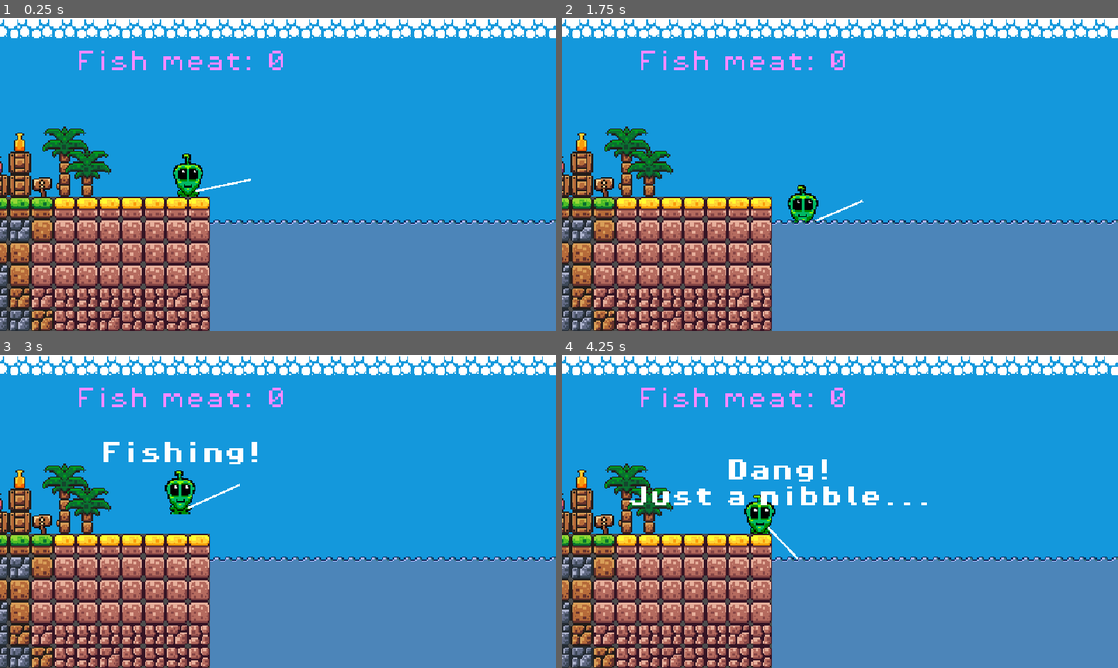
Above: before the commit, frames 1-4 (two rows, left to right).
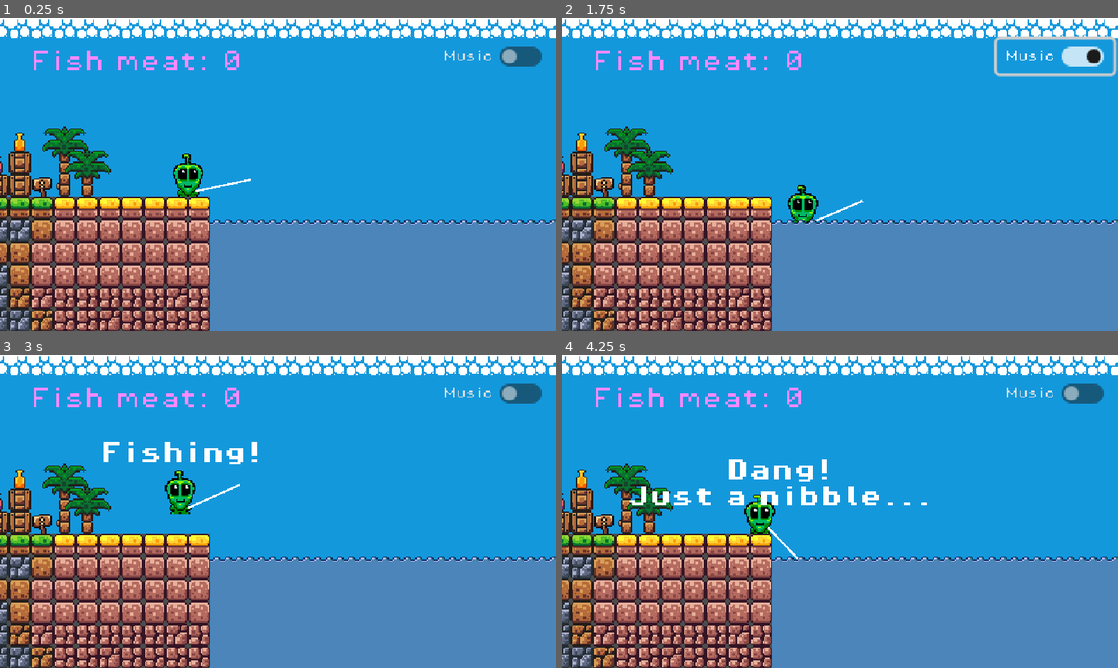
Above: after the commit, the same moments.

Repository: SWanstall/fishingOnAStar
Game: Godot game, scene res://scenes/fishing.tscn
Two runs of this game, one before a commit and one after it. Both use one fixed random seed, a clock stepped at 60 frames per second and the inputs below. The engine's default icon, where the game draws it, is replaced by a stand-in: a white triangle on a blue panel in a dark square.
Inputs (mouse positions are in pixels of both pictures, inside the frame that each line leads up to):
- Up to frame 1 (0.25 s): no input
- Up to frame 2 (1.75 s): click (1056, 55) at 0.5 s, where only the run after the commit has a clickable "Music"; move the mouse to (962, 158) at 1.27 s; hold Right (ui_right) from 1.28 s (still down); click (962, 158) at 1.35 s; tap Up (ui_up) at 1.52 s
- Up to frame 3 (3 s): move the mouse to (166, 527) at 2.02 s; right-click (166, 527) at 2.1 s; tap Up (ui_up) at 2.27 s; move the mouse to (333, 442) at 2.77 s; release Right (ui_right) at 2.78 s; hold Left (ui_left) from 2.78 s (still down); hold Mouse wheel down (scroll) from 2.78 s (still down)
- Up to frame 4 (4.25 s): move the mouse to (812, 574) at 3.52 s; release Left (ui_left) at 3.53 s; release Mouse wheel down (scroll) at 3.53 s; hold Right (ui_right) from 3.53 s (still down); click (812, 574) at 3.6 s; tap Enter (ui_accept) at 3.77 s

The runs differ from the first frame. In frame 1, 1.4% of the frame differs, in the area x 6-98%, y 9-17%; in frame 2, 2.1%, in the area x 6-100%, y 5-19%; in frame 3, 1.4%; in frame 4, 1.4%.
Error in both runs: Invalid access to property or key 'global_position' on a base object of type 'previously freed'. (res://scripts/hook_2.gd:45)

Commit message:
Added music toggle button

Diff:
--- a/scenes/fishing.tscn
+++ b/scenes/fishing.tscn
@@ -368,16 +368,36 @@
 [node name="AudioStreamPlayer" type="AudioStreamPlayer" parent="." unique_id=745841087]
 stream = ExtResource("8_8krd0")
 volume_db = -8.423
-autoplay = true
 
 [node name="FishMeat" type="Label" parent="." unique_id=1647812864]
-offset_left = -80.0
+offset_left = -112.0
 offset_top = -88.0
-offset_right = -40.0
+offset_right = -72.0
 offset_bottom = -65.0
 theme_override_colors/font_color = Color(1, 0.5372549, 1, 1)
 theme_override_fonts/font = ExtResource("9_8krd0")
 text = "69"
+
+[node name="CheckButton" type="CheckButton" parent="." unique_id=270495243]
+offset_left = 176.0
+offset_top = -96.0
+offset_right = 259.0
+offset_bottom = -72.0
+theme_override_fonts/font = ExtResource("9_8krd0")
+theme_override_font_sizes/font_size = 8
+text = "Music"
+alignment = 1
+
+[node name="Label" type="Label" parent="CheckButton" unique_id=1200044745]
+visible = false
+layout_mode = 0
+offset_left = 8.0
+offset_top = 24.0
+offset_right = 78.0
+offset_bottom = 47.0
+theme_override_fonts/font = ExtResource("9_8krd0")
+theme_override_font_sizes/font_size = 8
+text = "Music"
 
 [connection signal="fish_landed" from="Character" to="." method="_on_character_fish_landed"]
 [connection signal="fish_processed" from="Character" to="." method="_on_character_fish_processed"]
@@ -387,3 +407,4 @@
 [connection signal="biome_entered" from="Biome0" to="." method="_on_biome_biome_entered"]
 [connection signal="biome_entered" from="Biome1" to="." method="_on_biome_2_biome_entered"]
 [connection signal="biome_entered" from="Biome2" to="." method="_on_biome_3_biome_entered"]
+[connection signal="toggled" from="CheckButton" to="." method="_on_check_button_toggled"]
--- a/scripts/fishing.gd
+++ b/scripts/fishing.gd
@@ -5,6 +5,7 @@
 @onready var character = $Character
 @onready var fish: AnimatedSprite2D = $Fish
 @onready var fish_meat = $FishMeat
+@onready var music: AudioStreamPlayer = $AudioStreamPlayer
 
 var green = Color(0.2,1,0.2,1)
 var red = Color(1,0.2,0.2,1)
@@ -127,3 +128,10 @@
 func _on_biome_3_biome_entered(biome):
 	current_biome = biome
 	print(current_biome)
+
+
+func _on_check_button_toggled(toggled_on: bool) -> void:
+	if music.playing == false:
+		music.play()
+	else:
+		music.stop()
